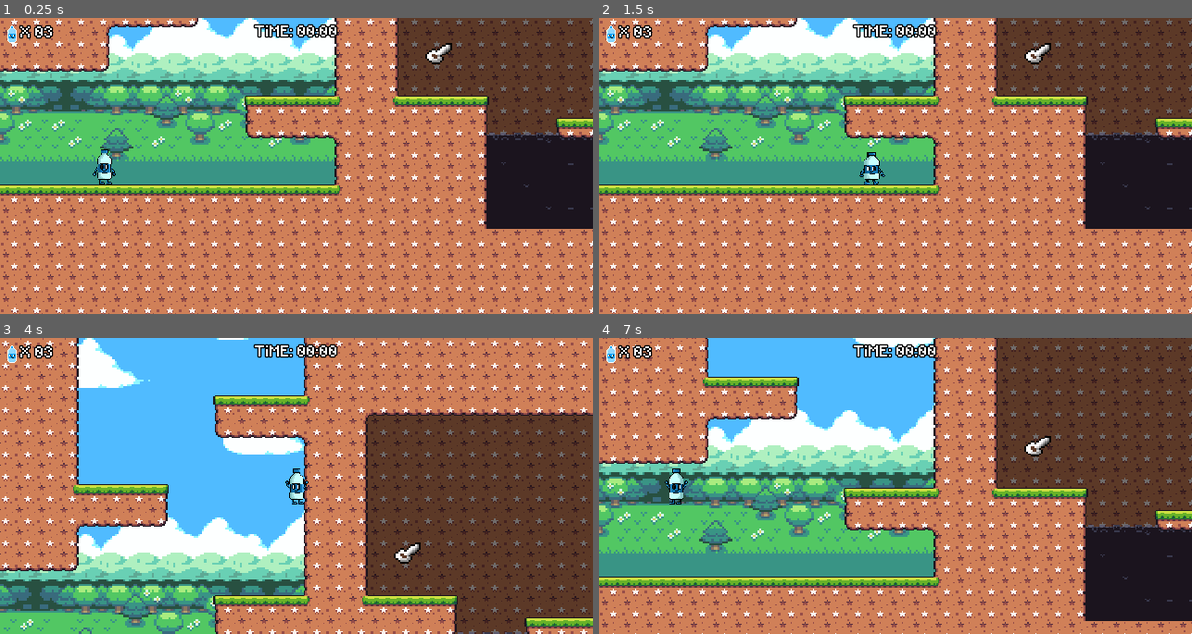
Above: before the commit, frames 1-4 (two rows, left to right).
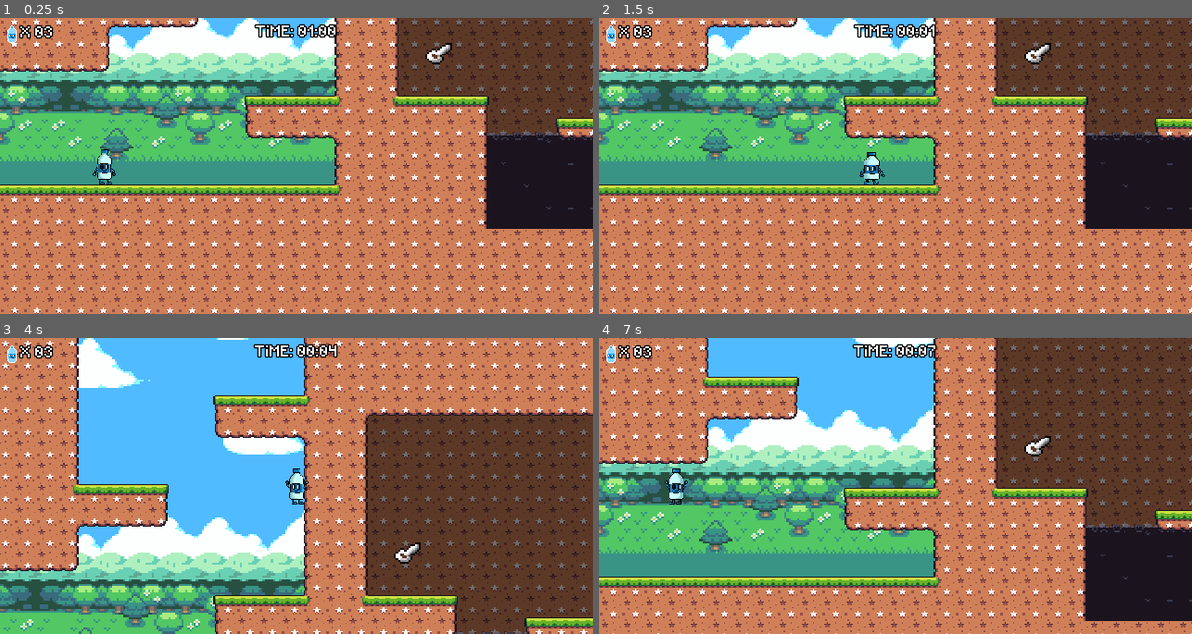
Above: after the commit, the same moments.

Repository: ToySteel/Biribinha
Game: Godot game, scene res://word_00.tscn
The game is run twice, just before and just after one commit, with the same random seed, the same clock (stepped at 60 frames per second) and the same inputs.
Inputs:
- Up to frame 1 (0.25 s): no input
- Up to frame 2 (1.5 s): tap Enter (ui_accept) at 0.5, 0.77 s; hold Right (ui_right) from 0.53 s (still down)
- Up to frame 3 (4 s): tap Enter (ui_accept) at 1.52, 3.02, 3.77 s; release Right (ui_right) at 2.03 s; hold Left (ui_left) 2.03-2.78 s; hold Right (ui_right) from 2.78 s (still down)
- Up to frame 4 (7 s): release Right (ui_right) at 4.28 s; hold Left (ui_left) 4.28-5.03 s; tap Enter (ui_accept) at 4.52, 6.02, 6.77 s; hold Right (ui_right) 5.03-5.78 s; hold Left (ui_left) from 5.78 s (still down)

The runs differ from the first frame. In frame 1, 0.3% of the frame differs, in the area x 42-58%, y 1-7%; in frame 2, 0.3%; in frame 3, less than 0.1%; in frame 4, less than 0.1%.

Commit message:
12/09-02

Diff:
--- a/hud_manager.gd
+++ b/hud_manager.gd
@@ -1,12 +1,16 @@
 extends Control
 @onready var timer_counter: Label = $container/timer_container/timer_counter as Label
 @onready var life_counter: Label = $"container/life_container/life counter" as Label
-
+@onready var clock_timer: Timer = $clock_timer as Timer
+var minutes = 0
+var seconds = 0
+@export_range(0,5) var default_minutes := 1
+@export_range(0,59) var default_seconds := 0
 
 
 func _ready() -> void:
 	life_counter.text = str("%02d" % Globals.player_life)
-
+	timer_counter.text = str("%02d" % default_minutes) + ":" + str("%02d" % default_seconds)
 
 
 
@@ -16,3 +20,11 @@
 
 func _process(delta: float) -> void:
 	life_counter.text = str("%02d" % Globals.player_life)
+
+
+func _on_clock_timer_timeout() -> void:
+	if seconds > 59:
+		minutes +=1
+		seconds = 0
+	seconds += 1
+	timer_counter.text = str("%02d" % minutes) + ":" + str("%02d" % seconds)
--- a/word_00.gd
+++ b/word_00.gd
@@ -1,11 +1,12 @@
 extends Node2D
-
+@onready var clock_timer: Timer = $HUD/control/clock_timer
 @onready var player := $player
 @onready var camera := $Camera
 # Called when the node enters the scene tree for the first time.
 func _ready() -> void:
 	player.follow_camera(camera)
 	player.player_has_died.connect(reload_game)
+	Globals.player_life = 3
 
 
 
--- a/word_00.tscn
+++ b/word_00.tscn
@@ -341,7 +341,7 @@
 format = 2
 layer_0/name = "cave"
 layer_0/modulate = Color(0.442911, 0.442911, 0.442911, 1)
-layer_0/tile_data = PackedInt32Array(851999, 262144, 2, 9175 …(1200 unchanged characters)… 150, 2, 2162721, 262150, 2, 852002, 262144, 1, 917538, 262150, 2, 983074, 262150,  …(19218 unchanged characters)…
+layer_0/tile_data = PackedInt32Array(851999, 262144, 2, 9175 …(1200 unchanged characters)… 150, 2, 2162721, 262150, 2, 852002, 262150, 1, 917538, 262150, 2, 983074, 262150,  …(19218 unchanged characters)…
 layer_1/name = "Liquids"
 layer_1/tile_data = PackedInt32Array(1835030, 65538, 1, 1900566, 131074, 1, 1966102, 65538, 1, 2031638, 65538, 1, 18350 …(5540 unchanged characters)…
 layer_2/name = "ground"
@@ -544,6 +544,9 @@
 grow_horizontal = 2
 grow_vertical = 2
 script = ExtResource("26_hxutm")
+
+[node name="clock_timer" type="Timer" parent="HUD/control"]
+autostart = true
 
 [node name="container" type="MarginContainer" parent="HUD/control"]
 layout_mode = 1
@@ -620,3 +623,4 @@
 [connection signal="sprite_refri" from="sprites refri/SpriteRefri9" to="player" method="_on_sprite_refri_sprite_refri"]
 [connection signal="body_entered" from="Area2D" to="Area2D" method="_on_body_entered"]
 [connection signal="body_entered" from="Area2D2" to="Area2D2" method="_on_body_entered"]
+[connection signal="timeout" from="HUD/control/clock_timer" to="HUD/control" method="_on_clock_timer_timeout"]
